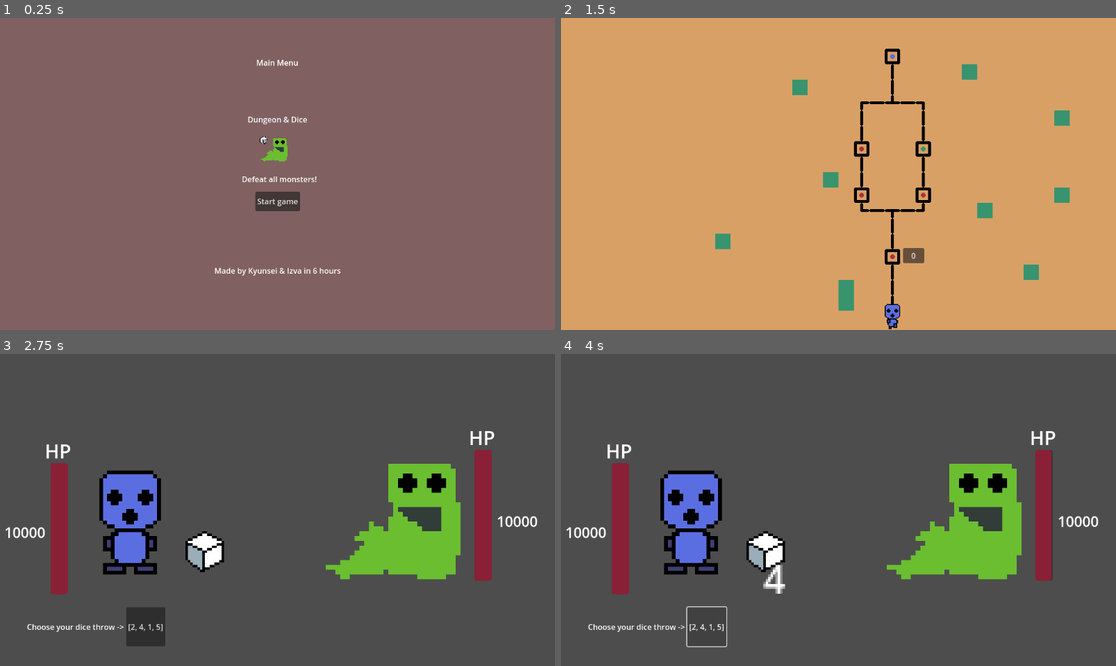
Above: before the commit, frames 1-4 (two rows, left to right).
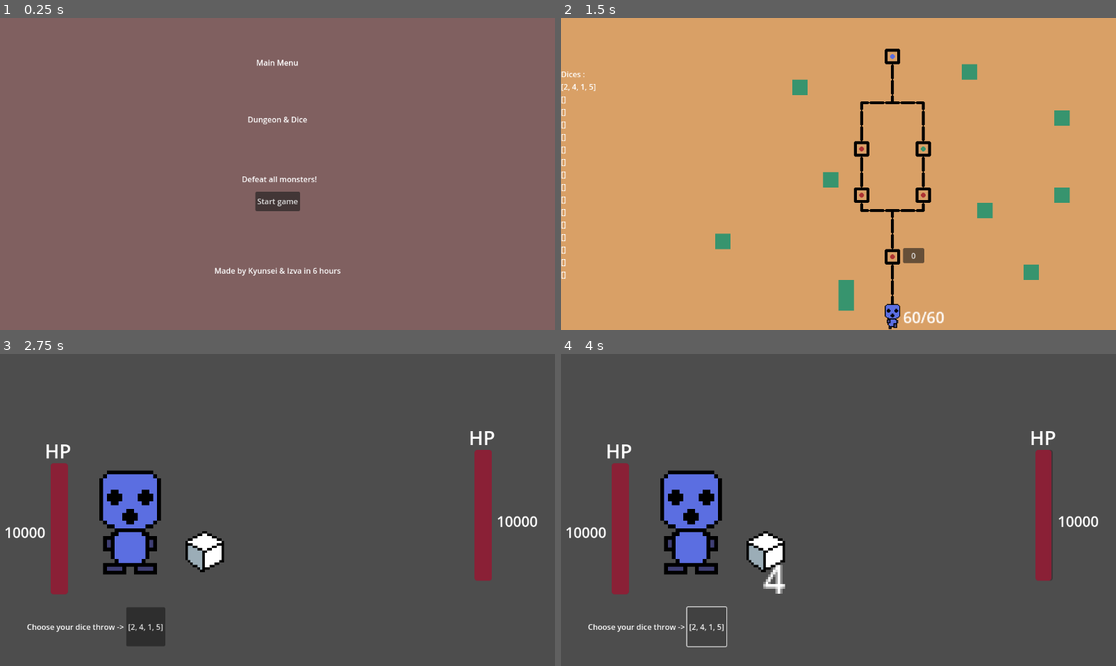
Above: after the commit, the same moments.

Repository: icvara/IMPROGAMEJAM2
Game: Godot game, scene res://Scenes/main_menu.tscn
The game is run twice, just before and just after one commit, with the same random seed, the same clock (stepped at 60 frames per second) and the same inputs.
Inputs:
- Up to frame 1 (0.25 s): no input
- Up to frame 2 (1.5 s): click "Start game" at 0.5 s; click "dice1 : [2, 4, 1, 5]" at 1.25 s
- Up to frame 3 (2.75 s): click "0" at 2 s
- Up to frame 4 (4 s): click "[2, 4, 1, 5]" at 2.75 s; click "[2, 4, 1, 5]" at 3.5 s

The runs differ from the first frame. In frame 1, 0.3% of the frame differs, in the area x 46-52%, y 37-47%; in frame 2, 0.4%; in frame 3, 5.5%, in the area x 58-83%, y 35-73%; in frame 4, 5.5%.
Error after the commit: Cannot call method 'get_node' on a null value. (res://Scripts/fight_scene.gd:46)

Commit message:
world map btetr

Diff:
--- a/impro_gamejam_2/Scenes/monster_1.tscn
+++ b/impro_gamejam_2/Scenes/monster_1.tscn
@@ -1,83 +1,6 @@
-[gd_scene load_steps=13 format=3 uid="uid://wx41m118lbqo"]
+[gd_scene load_steps=2 format=3 uid="uid://wx41m118lbqo"]
 
 [ext_resource type="Script" uid="uid://deq530wbq745a" path="res://Scripts/monster_1.gd" id="1_b4ofe"]
-[ext_resource type="Texture2D" uid="uid://23ti1lgkin0w" path="res://Assets/slime-Sheet.png" id="2_k3slx"]
-
-[sub_resource type="AtlasTexture" id="AtlasTexture_dof32"]
-atlas = ExtResource("2_k3slx")
-region = Rect2(32, 0, 32, 32)
-
-[sub_resource type="AtlasTexture" id="AtlasTexture_p6rdh"]
-atlas = ExtResource("2_k3slx")
-region = Rect2(64, 0, 32, 32)
-
-[sub_resource type="AtlasTexture" id="AtlasTexture_ldepq"]
-atlas = ExtResource("2_k3slx")
-region = Rect2(96, 0, 32, 32)
-
-[sub_resource type="AtlasTexture" id="AtlasTexture_kxycf"]
-atlas = ExtResource("2_k3slx")
-region = Rect2(128, 0, 32, 32)
-
-[sub_resource type="AtlasTexture" id="AtlasTexture_c6k2n"]
-atlas = ExtResource("2_k3slx")
-region = Rect2(160, 0, 32, 32)
-
-[sub_resource type="AtlasTexture" id="AtlasTexture_1j1on"]
-atlas = ExtResource("2_k3slx")
-region = Rect2(160, 0, 32, 32)
-
-[sub_resource type="AtlasTexture" id="AtlasTexture_0tham"]
-atlas = ExtResource("2_k3slx")
-region = Rect2(192, 0, 32, 32)
-
-[sub_resource type="AtlasTexture" id="AtlasTexture_qy864"]
-atlas = ExtResource("2_k3slx")
-region = Rect2(224, 0, 32, 32)
-
-[sub_resource type="AtlasTexture" id="AtlasTexture_dc17j"]
-atlas = ExtResource("2_k3slx")
-region = Rect2(0, 0, 32, 32)
-
-[sub_resource type="SpriteFrames" id="SpriteFrames_7ko5y"]
-animations = [{
-"frames": [{
-"duration": 1.0,
-"texture": SubResource("AtlasTexture_dof32")
-}, {
-"duration": 1.0,
-"texture": SubResource("AtlasTexture_p6rdh")
-}, {
-"duration": 1.0,
-"texture": SubResource("AtlasTexture_ldepq")
-}, {
-"duration": 1.0,
-"texture": SubResource("AtlasTexture_kxycf")
-}, {
-"duration": 1.0,
-"texture": SubResource("AtlasTexture_c6k2n")
-}, {
-"duration": 1.0,
-"texture": SubResource("AtlasTexture_1j1on")
-}, {
-"duration": 1.0,
-"texture": SubResource("AtlasTexture_0tham")
-}, {
-"duration": 1.0,
-"texture": SubResource("AtlasTexture_qy864")
-}],
-"loop": true,
-"name": &"attack",
-"speed": 5.0
-}, {
-"frames": [{
-"duration": 1.0,
-"texture": SubResource("AtlasTexture_dc17j")
-}],
-"loop": true,
-"name": &"default",
-"speed": 5.0
-}]
 
 [node name="Monster1" type="Node2D"]
 script = ExtResource("1_b4ofe")
--- a/impro_gamejam_2/Scenes/world_map.tscn
+++ b/impro_gamejam_2/Scenes/world_map.tscn
@@ -3,10 +3,8 @@
 [ext_resource type="Script" uid="uid://c1hti13e7ql6k" path="res://Scripts/world_map.gd" id="1_rvr0e"]
 [ext_resource type="Texture2D" uid="uid://cn6ur2s2qw23d" path="res://Assets/asset temporaire+.png" id="2_b7gke"]
 [ext_resource type="Texture2D" uid="uid://bv0wxkqjhulgc" path="res://Assets/Path_tileset.png" id="2_llh6y"]
-
-[ext_resource type="PackedScene" uid="uid://dsawis6clt7ks" path="res://Scenes/path_choice.tscn" id="3_67byq"]
-[ext_resource type="PackedScene" uid="uid://imjepunv7ehx" path="res://Scenes/palyer.tscn" id="4_g8h5j"]
-
+[ext_resource type="PackedScene" uid="uid://dka2xsu2ddkym" path="res://Scenes/path_choice.tscn" id="3_67byq"]
+[ext_resource type="PackedScene" path="res://Scenes/palyer.tscn" id="4_g8h5j"]
 
 [sub_resource type="TileSetAtlasSource" id="TileSetAtlasSource_g8h5j"]
 texture = ExtResource("2_llh6y")
@@ -158,3 +156,19 @@
 [node name="Palyer" parent="." instance=ExtResource("4_g8h5j")]
 position = Vector2(688, 616)
 scale = Vector2(2, 2)
+
+[node name="Health" type="Label" parent="Palyer"]
+offset_left = 11.0
+offset_top = -9.5
+offset_right = 51.0
+offset_bottom = 13.5
+
+[node name="DiceBag" type="Label" parent="."]
+layout_mode = 1
+anchors_preset = 4
+anchor_top = 0.5
+anchor_bottom = 0.5
+offset_top = -11.5
+offset_right = 40.0
+offset_bottom = 11.5
+grow_vertical = 2
--- a/impro_gamejam_2/Scripts/world_map.gd
+++ b/impro_gamejam_2/Scripts/world_map.gd
@@ -7,3 +7,23 @@
 	#Save.path = [0,10,11,20,21,30,21,4]
 	if Save.current_path != "":
 		$Palyer.position = Save.player_position
+	$Palyer/Health.text = str(Save.Health)+"/"+str(Save.MaxHealth)
+
+
+	$DiceBag.text = "Dices :
+		" +str(Save.dice1.values())+"
+		"+ str(Save.dice2.values())+"
+		" +str(Save.dice3.values())+"
+		" +str(Save.dice4.values())+"
+		"+ str(Save.dice5.values())+"
+		" +str(Save.dice6.values())+"
+		" +str(Save.dice7.values())+"
+		"+ str(Save.dice8.values())+"
+		" +str(Save.dice9.values())+"
+		" +str(Save.dice10.values())+"
+		"+ str(Save.dice11.values())+"
+		" +str(Save.dice12.values())+"
+		" +str(Save.dice13.values())+"
+		"+ str(Save.dice14.values())+"
+		" +str(Save.dice15.values())+"
+		" +str(Save.dice16.values())
Not shown: 1 places in impro_gamejam_2/Scenes/Path_map_rdn.tscn that only renumber resources
Not shown: 1 places in impro_gamejam_2/Scenes/starting_dice.tscn that only renumber resources
